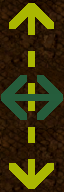
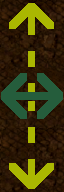
Comparing the layer stacks of the two w=64, h=192 images. Changes:
painted on "arrow - main" over [1, 73, 63, 120]
